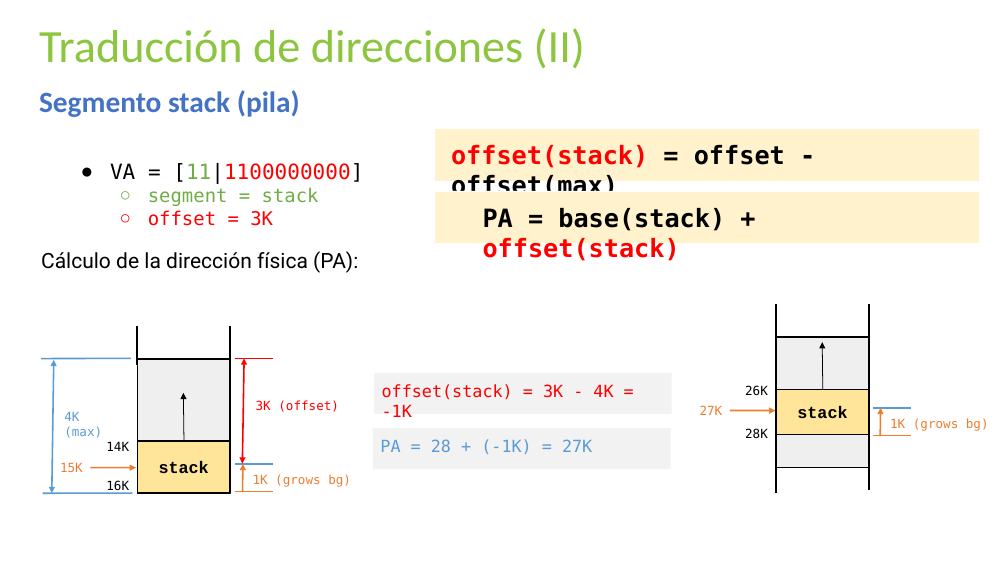
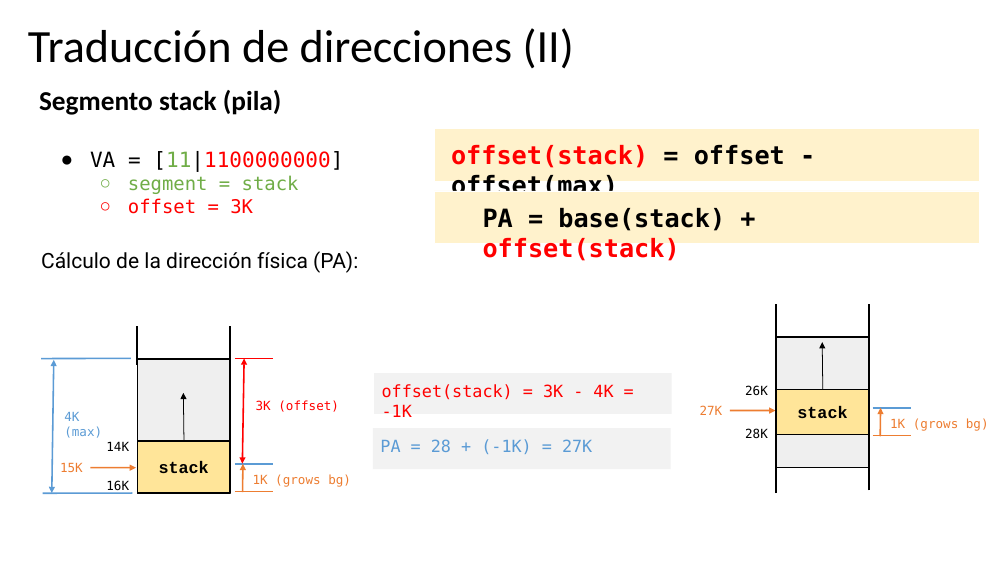
Before and after one commit to udea-so/apuntes_2026-2_SO-virtual, a slide deck: slide 47 of clase_09/SO_apuntes_clase9.pptx (slide 40 before the commit). Drawn at 1008x567 pixels with LibreOffice and Linux fonts; fonts in the diff are those of the drawing. Boxes give left, top, right and bottom in pixels: in the first picture for what was removed or moved away, otherwise in the second. Text is boxed around its words. In the diff, an @@ line names an element or a change of style, - is before the commit and + after.

```diff
--- a/clase_09/SO_apuntes_clase9.pptx
+++ b/clase_09/SO_apuntes_clase9.pptx
@@ title "Traducción de direcciones (II)": place and size @@
-title "Traducción de direcciones (II)" at (39, 28, 585, 68)
+title "Traducción de direcciones (II)" at (28, 28, 574, 69)
@@ title "Traducción de direcciones (II)" at (28, 28, 574, 69): text colour #8CC63E to #000000 @@
@@ text "Segmento stack (pila)" at (39, 90, 281, 115): size 28 to 26 pt, text colour #4472C4 to #000000 @@
@@ text "VA = [11|1100000000]": place and size @@
-text "VA = [11|1100000000]" at (110, 163, 363, 226)
+text "VA = [11|1100000000]" at (90, 151, 343, 214)
```
Also in this commit, not shown: 46 other slides changed, 12 slides added, 1 slide removed, 6 other files.
